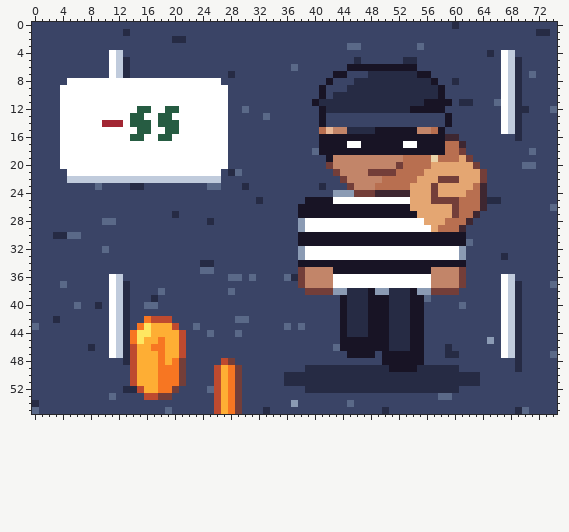
Pixel-art file -- art/cards/card-thief-let-go.aseprite. The picture above is the old version.
75x56 pixels, 1 frame.
The same view after the edit:
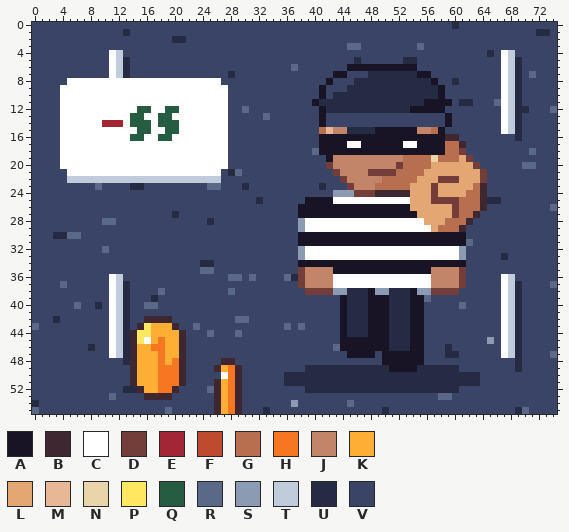
Palette (. is transparent): A #181425  B #3e2731  C #ffffff  D #733e39  E #a22633  F #be4a2f  G #b86f50  H #f77622  J #c28569  K #feae34  L #e4a672  M #e8b796  N #ead4aa  P #fee761  Q #265c42  R #5a6988  S #8b9bb4  T #c0cbdc  U #262b44  V #3a4466
From old to new:
Colour D gives way to colour B in row 48 at x 21 and 28; in rows 49 to 51 at x 21 and 29; in row 52 at x 20 and 29; in row 53 at x 18 to 19 and 29; in rows 54 to 55 at x 29.
Colour F gives way to colour B in row 42 at x 17 to 19; in row 43 at x 20; in rows 44 to 45 at x 21; in rows 46 to 47 at x 14 and 21; in row 48 at x 14 and 27; in row 49 at x 14 and 26.
Colour F gives way to colour B in row 50 at x 14; in row 51 at x 14 and 26; in row 52 at x 15 and 26; in row 53 at x 16 to 17 and 26; in rows 54 to 55 at x 26.
Colour H gives way to colour B in row 42 at x 16; in row 43 at x 15; in rows 44 to 45 at x 14.
Colour K gives way to colour C in row 45 at x 16; in row 50 at x 27.
Colour F gives way to colour V in row 50 at x 26.
